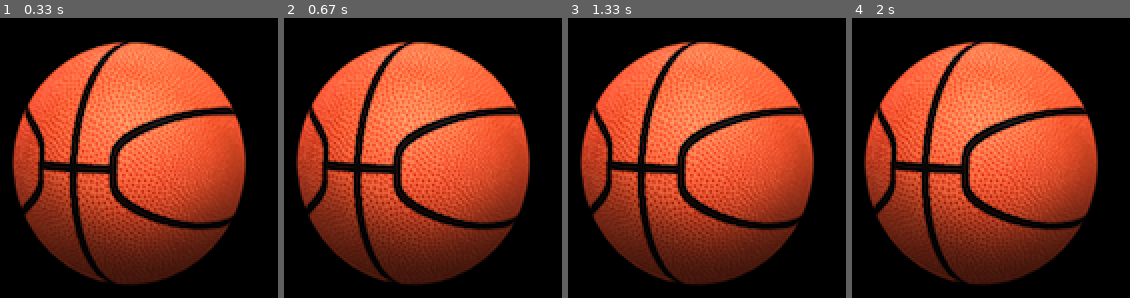
Above: before the commit, frames 1-4 (left to right).
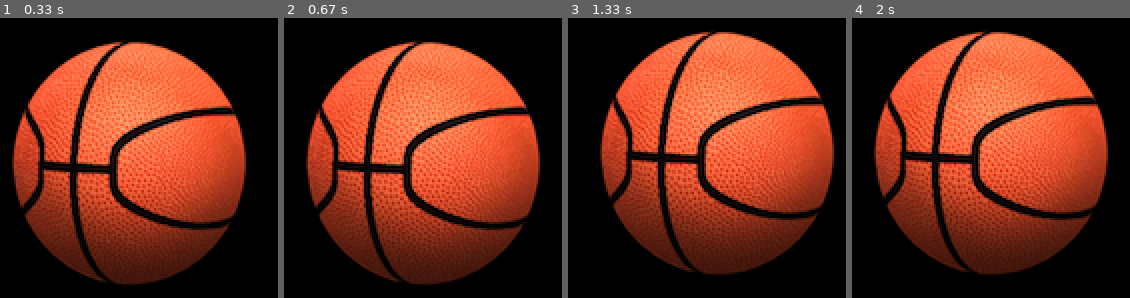
Above: after the commit, the same moments.

Repository: PumpkinJimmy/pygamepp
Game: pygame game, started from game1/main.py
Same seed, same stepped clock (60 frames per second), same inputs: the game is played once before the commit and once after it.
Inputs:
- Up to frame 1 (0.33 s): no input
- Up to frame 2 (0.67 s): hold Right from 0.33 s (still down)
- Up to frame 3 (1.33 s): release Right at 0.8 s; hold Up 0.83-1.13 s; hold Right from 1.17 s (still down)
- Up to frame 4 (2 s): release Right at 1.63 s; hold Left from 1.67 s (still down)

Frame 1 is identical in both runs. In frame 2, 25% of the frame differs, in the area x 4-93%, y 8-95%; in frame 3, 38%, in the area x 4-96%, y 5-95%; in frame 4, 32%.

Commit message:
1.增加Director 2.增加事件分发机制  1) 增加Layer功能，负责事件处理  2) 增加Node功能，负责在载入节点时添加事件监听，卸载节点时移除事件监听

Diff:
--- a/framework/app.py
+++ b/framework/app.py
@@ -1,74 +1,61 @@
 import sys, logging
 import pygame
 from pygame.locals import *
-from framework.scene import EmptyScene
+from framework.layer import EmptyLayer
 from framework.singleton import Singleton
 from framework.schedule import Scheduler
 from framework.event import EventDispatcher
+from framework.director import Director
+
 
 class Application(Singleton):
     """
     应用程序类
     单例模式
-    负责在开始时初始化基本信息
-    维护主循环，处理事件的接收/分发
+    负责在开始时初始化导演类
+    维护主循环
     """
 
-    def __init__(self,
-                 title="Pygame++",
-                 resolution=(800, 600),
-                 tick=60,
-                 mode=0,
-                 depth_color=32,
-                 font_famliy=None,
-                 font_size=32,
-                 cap_size=72
-                 ):
+    def __init__(self, **kwargs):
         pygame.init()
         pygame.font.init()
         Application._instance = self
-        self.title = title
-        self.resolution = resolution
-        self.tick = tick
-        self.mode = mode
-        self.depth_color = depth_color
-        self.font_family = font_famliy
-        self.font_size = font_size
-        self.cap_size = cap_size
-        self.font = pygame.font.Font(self.font_family, self.font_size)
+        self.director = Director(**kwargs)
         self.screen = None
         self.clock = pygame.time.Clock()
-        self.scene = EmptyScene()
-        self.next_scene = EmptyScene()
+
         self.scheduler = Scheduler.instance()
-        self.event_dispatcher = EventDispatcher.instance()
+        # self.event_dispatcher = EventDispatcher.instance()
         self.init()
 
     def init(self):
         pygame.init()
-        self.screen = pygame.display.set_mode(self.resolution, self.mode, self.depth_color)
-        pygame.display.set_caption(self.title)
+        self.screen = pygame.display.set_mode(self.director.resolution,
+                                              self.director.mode,
+                                              self.director.depth_color)
+        pygame.display.set_caption(self.director.title)
 
     def run(self):
-        if self.next_scene is None:
+        if self.director.next_scene is Director.EMPTY_SCENE:
             logging.warning("No scene.Stop running")
             return
         while 1:
-            if self.next_scene != self.scene:
-                self.scene.on_exit()
-                self.scene = self.next_scene
-                self.scene.on_enter()
+            scene = self.director.scene
+            if self.director.next_scene != scene:
+                if scene != Director.EMPTY_SCENE:
+                    scene.on_exit()
+                scene = self.director.next_scene
+                if scene != Director.EMPTY_SCENE:
+                    scene.on_enter()
+                self.director.scene = scene
             for event in pygame.event.get():
                 if event.type == pygame.QUIT:
                     sys.exit()
-                self.event_dispatcher.handle(event)
-            dt = self.clock.tick(self.tick)
+                scene.handle(event)
+            dt = self.clock.tick(self.director.tick)
             self.scheduler.update(dt)
-            self.scene._draw(self.screen)
+            scene._draw(self.screen)
 
     def run_with_scene(self, scene):
-        self.next_scene = scene
+        self.director.next_scene = scene
         self.run()
-
-    def replace_scene(self, scene):
-        self.next_scene = scene
--- /dev/null
+++ b/framework/director.py
@@ -0,0 +1,31 @@
+import pygame
+from pygame.locals import *
+from framework.singleton import Singleton
+
+class Director(Singleton):
+    EMPTY_SCENE = 0
+    def __init__(self,
+                 title="Pygame++",
+                 resolution=(800, 600),
+                 tick=60,
+                 mode=0,
+                 depth_color=32,
+                 font_famliy=None,
+                 font_size=32,
+                 cap_size=72
+                 ):
+        Director._instance = self
+        self.title = title
+        self.resolution = resolution
+        self.tick = tick
+        self.mode = mode
+        self.depth_color = depth_color
+        self.font_family = font_famliy
+        self.font_size = font_size
+        self.cap_size = cap_size
+        self.font = pygame.font.Font(self.font_family, self.font_size)
+        self.rect = Rect(0, 0, self.resolution[0], self.resolution[1])
+        self.scene = Director.EMPTY_SCENE
+        self.next_scene = Director.EMPTY_SCENE
+    def replace_scene(self, scene):
+        self.next_scene = scene
--- a/framework/event.py
+++ b/framework/event.py
@@ -1,15 +1,50 @@
 from framework.singleton import Singleton
-from framework.dispatcher import simple_dispatcher
+from framework.dispatcher import SignalDispatcher
 
-class EventDispatcher(Singleton):
+
+# class EventDispatcher(Singleton):
+#     def __init__(self):
+#         self.dispatcher = simple_dispatcher
+#
+#     def add_listener(self, signal, slot):
+#         self.dispatcher.connect(self, signal, slot)
+#
+#     def handle(self, event):
+#         self.dispatcher.send(self, event.type, event)
+class EventListener:
+    def __init__(self, sender, signal, slot, receiver=None):
+        self.sender = sender
+        self.signal = signal
+        self.slot = slot
+        self.receiver = receiver
+
+
+class EventDispatcher(SignalDispatcher):
     def __init__(self):
-        self.dispatcher = simple_dispatcher
+        self.listeners = []
 
-    def add_listener(self, signal, slot):
-        self.dispatcher.connect(self, signal, slot)
+    def connect(self, sender, signal, slot, receiver=None):
+        listener = EventListener(sender, signal, slot, receiver)
+        self.listeners.append(listener)
 
-    def handle(self, event):
-        self.dispatcher.send(self, event.type, event)
+    def add_listener(self, listener):
+        self.listeners.append(listener)
+
+    def remove_listener_by_sender(self, sender):
+        for listener in self.listeners[:]:
+            if listener.sender == sender:
+                self.listeners.remove(listener)
+
+    def remove_listener_by_receiver(self, receiver):
+        for listener in self.listeners[:]:
+            if listener.receiver == receiver:
+                self.listeners.remove(listener)
+
+    def send(self, sender, signal, *args, **kwargs):
+        for listener in self.listeners:
+            if listener.sender == sender and listener.signal == signal:
+                listener.slot(*args, **kwargs)
+
 
 def listen(event_type):
     """
--- a/framework/layer.py
+++ b/framework/layer.py
@@ -1,6 +1,7 @@
 import pygame
-from framework.app import Application
+from framework.director import Director
 from framework.scene import Scene
+from framework.event import EventDispatcher
 
 from framework.node import Node
 
@@ -14,8 +15,9 @@
     def init(self):
         super(Layer, self).init()
         self.shallow = False
-        self.image = pygame.Surface(Application.instance().resolution)
+        self.image = pygame.Surface(Director.instance().resolution)
         self.rect = self.image.get_rect()
+        self.event_dispatcher = EventDispatcher()
 
     @classmethod
     def create_scene(cls):
@@ -25,6 +27,8 @@
         return scene
 
     def handle(self, event):
-        self.send(event.type, event)
+        self.event_dispatcher.send(self, event.type, event)
         for child in self.children:
-            child.handle(child)
+            child.handle(event)
+
+EmptyLayer = Layer
--- a/framework/node.py
+++ b/framework/node.py
@@ -1,8 +1,9 @@
+import logging
 import pygame
 
 from framework import dispatcher
 from framework.schedule import Scheduler
-from framework.event import EventDispatcher
+from framework.event import EventDispatcher, EventListener
 
 
 class Node:
@@ -23,6 +24,9 @@
         self.children = []
         self.children_table = {}
         self._dispatcher = dispatcher.simple_dispatcher
+        self.event_dispatcher = None
+        self._listeners = []
+        self.installed = False
         if image is None:
             self.__image = pygame.Surface((0, 0))
         else:
@@ -50,10 +54,12 @@
     def add_child(self, child, zorder=0, tag=None):
         # assert issubclass(Node, type(child))
         self.children.append(child)
+        child.parent = self
         if tag is not None:
             self.children_table[tag] = child
 
     def remove_child(self, child):
+        child.parent = None
         self.children.remove(child)
 
     def remove_child_with_tag(self, tag):
@@ -115,19 +121,70 @@
         Scheduler.instance().remove_updater(self.update)
 
     def listen(self, event_type, callback):
-        EventDispatcher.instance().add_listener(event_type, callback)
+        """
+        准备事件监听
+        如果self.installed，事件监听会被马上加载
+        """
+        self._listeners.append(EventListener(None, event_type, callback, receiver=self))
+        if self.installed:
+            self.load_listener(self._listeners)
+
+    def load_listener(self, listeners):
+        """
+        职责链
+        向上请求一个事件调度器来添加事件监听
+        :return: 事件调度器或None（在listeners为空时）
+        """
+        if len(listeners) == 0:
+            return
+        if self.event_dispatcher is None:
+            if self.parent is None:
+                logging.warning("No event dispatcher. Failed load listeners")
+                return
+            self.parent.load_listener(listeners)
+            # self.event_dispatcher = self.parent.load_listener(listeners)
+        else:
+            for listener in listeners:
+                listener.sender = self
+                self.event_dispatcher.add_listener(listener)
+        return self.event_dispatcher
+
+    def remove_listener(self, node):
+        """
+        职责链
+        向上请求一个事件调度器来移除给定节点所有相关事件监听
+        :param node: 节点
+        :return: 事件调度器
+        """
+        if self.event_dispatcher is None:
+            if self.parent is not None:
+                self.parent.remove_listener(node)
+                # self.event_dispatcher = self.parent.remove_listener(node)
+        else:
+            self.event_dispatcher.remove_listener_by_sender(node)
+            self.event_dispatcher.remove_listener_by_receiver(node)
+        return self.event_dispatcher
 
     def on_enter(self):
         """
         节点载入时执行
-        """
-        pass
+        先调用当前结点on_enter，再调用孩子
+        """
+        self.installed = True
+        self.load_listener(self._listeners)
+        self._listeners = []
+        for child in self.children:
+            child.on_enter()
 
     def on_exit(self):
         """
         节点卸载时执行
-        """
-        pass
+        先调用孩子on_enter，再调用当前节点
+        """
+        for child in self.children:
+            child.on_exit()
+        self.installed = False
+        self.remove_listener(self)
 
     def update(self, dt):
         """
--- a/framework/scene.py
+++ b/framework/scene.py
@@ -15,9 +15,3 @@
             child.handle(event)
             if child.shallow:
                 break
-
-class EmptyScene(Scene):
-    """
-    空场景
-    """
-    pass
--- a/framework/sprite.py
+++ b/framework/sprite.py
@@ -7,3 +7,121 @@
     考虑继承pygame.sprite.Sprite
     考虑动作功能
     """
+
+class FrameIterator:
+    """
+    帧迭代器，每次给出下一帧
+    """
+
+    def __init__(self, images, fid=-1):
+        self.images = images
+        self.fid = fid
+
+    def __next__(self):
+        self.fid += 1
+        if self.fid >= len(self.images):
+            raise StopIteration
+        return self.images[self.fid]
+
+    def __iter__(self):
+        return self
+
+    def size(self):
+        return len(self.images)
+
+    def current_frame(self):
+        if self.fid == -1:
+            raise Exception("No such current frame: -1")
+        return self.images[self.fid]
+
+    def go_to(self, to_id):
+        if to_id >= len(self.images) or to_id < -1:
+            raise Exception("Invalid frame id")
+        self.fid = to_id
+
+    def go_to_start(self):
+        self.go_to(-1)
+
+    @classmethod
+    def create_with_plist(cls, texture, plist):
+        return FrameIterator([])
+
+
+class AnimateSprite(Sprite):
+    """
+    动画精灵类
+    可以独立控制帧率
+    使用一个FrameIterator接口来获得下一帧
+    mode: LOOP: 无限循环
+          TIMES: 最多循环self._times次
+    """
+    LOOP = 0
+    TIMES = 1
+
+    def __init__(self, frame_iter, first_image=None, mode=LOOP, times=1, tick=None,
+                 parent=None, image=None, rect=None):
+        super(AnimateSprite, self).__init__(parent, image, rect)
+        self.frame_iter = frame_iter
+        if first_image is None:
+            self.image = next(self.frame_iter)
+        else:
+            self.image = first_image
+        self.rect = self.image.get_rect()
+        if tick is None:
+            self.tick = self.frame_iter.size()
+        else:
+            self.tick = tick
+        self._mode = mode
+        self._times = times
+        self._run_times = 0
+        self._last = None
+        self._start = False
+        self._delay = 0
+        self.start()
+
+    @classmethod
+    def create_with_plist(cls, texture, plist, **kwds):
+        frame_iter = FrameIterator.create_with_plist(texture, plist)
+        return cls(frame_iter, **kwds)
+
+    @classmethod
+    def create_with_images(cls, images, **kwds):
+        frame_iter = FrameIterator(images)
+        return cls(frame_iter, **kwds)
+
+    def start(self):
+        self._start = True
+        self.schedule_update()
+
+    def pause(self):
+        self._start = False
+
+    def stop(self):
+        self._start = False
+        self._run_times = 0
+        self.unschedule_update()
+
+    def set_mode(self, mode):
+        self._mode = mode
+        self._run_times = 0
+
+    def set_max_times(self, times):
+        self._times = times
+        self._run_times = 0
+
+    def update(self, dt):
+        if not self._start:
+            return
+        self._delay += dt
+        if self._delay > 1000 / self.tick:
+            self._delay = 0
+            try:
+                self.image = next(self.frame_iter)
+            except StopIteration:
+                if self._mode == self.LOOP or \
+                                        self._mode == self.TIMES and self._run_times < self._times:
+                    self.frame_iter.go_to_start()
+                    self.image = next(self.frame_iter)
+                else:
+                    self.stop()
+                self._run_times += 1
--- a/puzzle/main.py
+++ b/puzzle/main.py
@@ -4,5 +4,5 @@
     app = Application(title="Puzzle",
                       resolution=(825, 675),
                       font_size=72)
-    scene = StartUp()
+    scene = StartUp().create_scene()
     app.run_with_scene(scene)
--- a/puzzle/player.py
+++ b/puzzle/player.py
@@ -1,5 +1,5 @@
 from framework.node import Node
-from toolkit.animation import AnimateSprite
+from framework.sprite import AnimateSprite
 import pygame
 from pygame.locals import *
 
@@ -17,11 +17,6 @@
             for col in range(4):
                 side.append(image.subsurface(Rect(col * width, row * height, width, height)))
             sprite = AnimateSprite.create_with_images(side)
-            # sprite.rect.top = row * height
-            sprite._update = sprite.update
-            sprite._handle = lambda x: None
-            sprite._draw = sprite.draw
-            # self.add_child(sprite)
             self.side_sprites.append(sprite)
         self.add_child(self.side_sprites[0])
         self.rect.size = self.children[0].rect.size
@@ -38,6 +33,7 @@
         self.children[0].update(dt)
         self.children[0].rect.topleft = self.rect.topleft
 
+
 class Player(Node):
     def init(self):
         self.sprite = PlayerSprite()
@@ -45,7 +41,7 @@
         self.speed = 5
         self.add_child(self.sprite)
         pygame.key.set_repeat(50, 30)
-        self.listen(KEYDOWN, self.handle)
+        self.listen(KEYDOWN, self.on_keydown)
 
     def cover_tile(self, rect):
         startx = rect.left // 75
@@ -54,23 +50,27 @@
         endy = rect.bottom // 75
         tiles = [(row, col) for row in range(starty, endy + 1) for col in range(startx, endx + 1)]
         return tiles
+
     def cover_solid(self, rect):
         tiles = self.cover_tile(rect)
         for tile in tiles:
             if self.maze.data[tile[0] * self.maze.maze_size[1] + tile[1]]:
                 return True
         return False
+
     def move_x(self, x):
         new_rect = self.sprite.rect.copy()
         new_rect.left += x
         if not self.cover_solid(new_rect):
             self.sprite.rect = new_rect
+
     def move_y(self, y):
         new_rect = self.sprite.rect.copy()
         new_rect.top += y
         if not self.cover_solid(new_rect):
             self.sprite.rect = new_rect
-    def handle(self, event):
+
+    def on_keydown(self, event):
         if event.key == K_LEFT:
             self.move_x(-self.speed)
             self.sprite.goside(1)
--- a/puzzle/puzzle.py
+++ b/puzzle/puzzle.py
@@ -1,6 +1,6 @@
 import random, pprint, pygame
 from framework.node import Node
-from framework.app import Application
+from framework.director import Director
 from pygame.locals import *
 
 def find(father, x):
@@ -98,7 +98,7 @@
         size = self.maze_size
         width = 75
         height = 75
-        self.image = pygame.Surface(Application.instance().resolution)
+        self.image = pygame.Surface(Director.instance().resolution)
         for row in range(size[0]):
             for col in range(size[1]):
                 self.image.blit(self.tile_images[self.data[row * size[1] + col]],
--- a/puzzle/scenes.py
+++ b/puzzle/scenes.py
@@ -1,5 +1,6 @@
 from framework.node import Node
-from framework.app import Application
+from framework.layer import Layer
+from framework.director import Director
 from framework.event import listen
 from pygame.locals import *
 from player import Player
@@ -8,28 +9,34 @@
 import sys
 
 
-class StartUp(Node):
+class StartUp(Layer):
     def init(self):
-        app = Application.instance()
-        self.image = app.font.render(
+        super(StartUp, self).init()
+        director = Director.instance()
+        self.image = director.font.render(
             "Press Enter to start",
             1,
             (255, 255, 255)
         )
-        self.rect.center = app.screen.get_rect().center
-        self.listen(KEYDOWN, self.handle)
+        self.rect.center = director.rect.center
+        self.listen(KEYDOWN, self.replace)
+    def replace(self, event):
+        if event.key == K_RETURN:
+            Director.instance().replace_scene(Level().create_scene())
 
-    def handle(self, event):
-        if event.type == KEYDOWN:
-            if event.key == K_RETURN:
-                Application.instance().replace_scene(Level())
+    # def handle(self, event):
+    #     # super(StartUp, self).handle()
+    #     if event.type == KEYDOWN:
+    #         if event.key == K_RETURN:
+    #             Director.instance().replace_scene(Level().create_scene())
                 # Application.instance().replace_scene(GameOver())
 
 
-class Level(Node):
+class Level(Layer):
     def init(self):
-        app = Application.instance()
-        self.image = pygame.Surface(app.resolution)
+        super(Level, self).init()
+        director = Director.instance()
+        self.image = pygame.Surface(director.resolution)
         self.image.fill((0, 0, 0))
         self.maze = Maze()
         self.add_child(self.maze)
@@ -41,26 +48,27 @@
     def update(self, dt):
         tiles = self.player.cover_tile(self.player.sprite.rect)
         if self.maze.end in tiles:
-            Application.instance().replace_scene(GameOver())
+            Director.instance().replace_scene(GameOver().create_scene())
 
 
-class GameOver(Node):
+class GameOver(Layer):
     def init(self):
-        app = Application.instance()
-        self.image = pygame.Surface(app.resolution)
+        super(GameOver, self).init()
+        director = Director.instance()
+        self.image = pygame.Surface(director.resolution)
         self.image.fill((0, 0, 0))
         # app.screen.fill((0, 0, 0))
-        text = app.font.render(
+        text = director.font.render(
             "Game Over",
             1,
             (255, 255, 255)
         )
         # self.rect.center = app.screen.get_rect().center
         rect = text.get_rect()
-        rect.center = app.screen.get_rect().center
+        rect.center = director.rect.center
         self.image.blit(text, rect)
-        self.listen(KEYDOWN, self.handle)
+        self.listen(KEYDOWN, self.end)
 
-    def handle(self, event):
+    def end(self, event):
         if event.key == K_RETURN:
             sys.exit()
--- a/test/test_schedule.py
+++ /dev/null
@@ -1,8 +0,0 @@
-from framework.schedule import Scheduler
-
-
-if __name__ == "__main__":
-    scheduler = Scheduler.instance()
-    print(scheduler)
-    scheduler2 = Scheduler.instance()
-    print(scheduler2)
